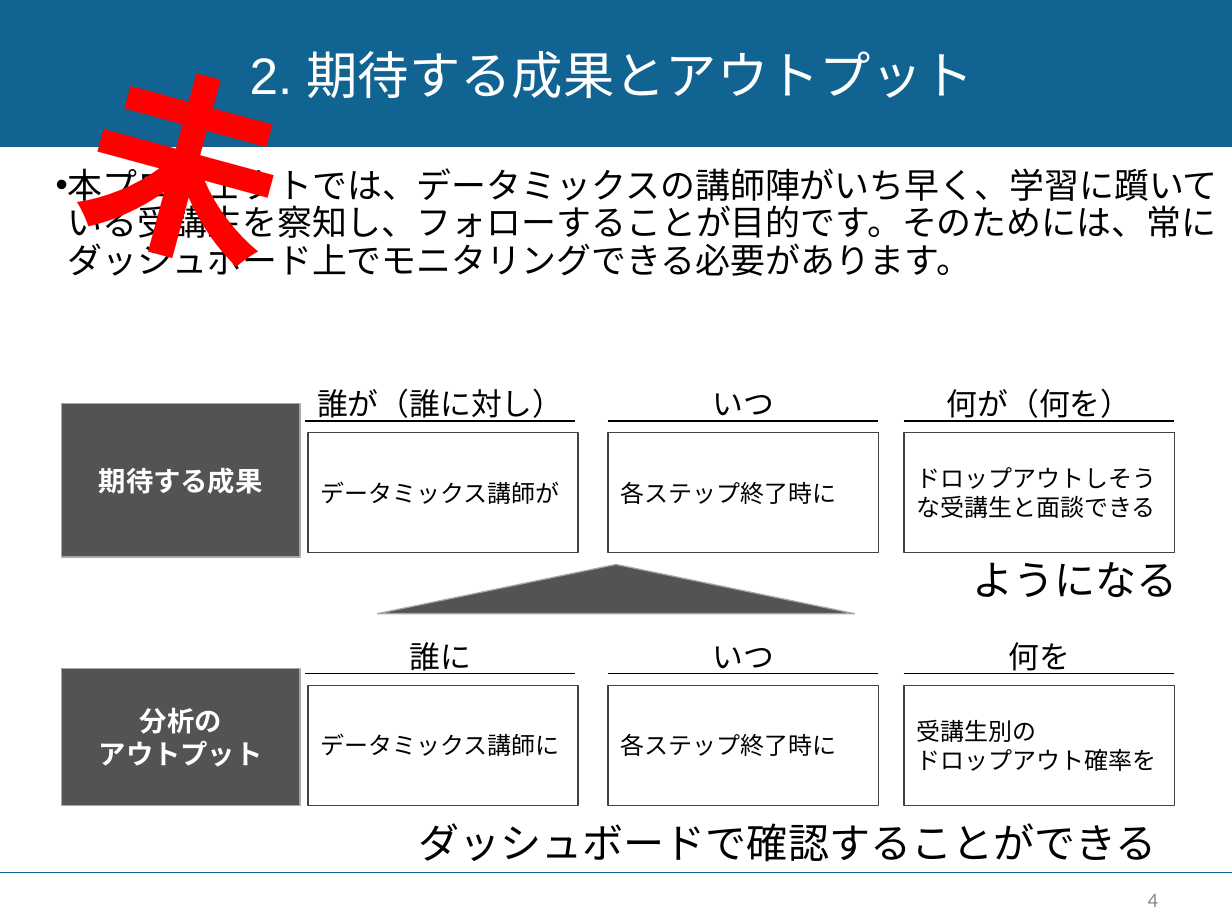
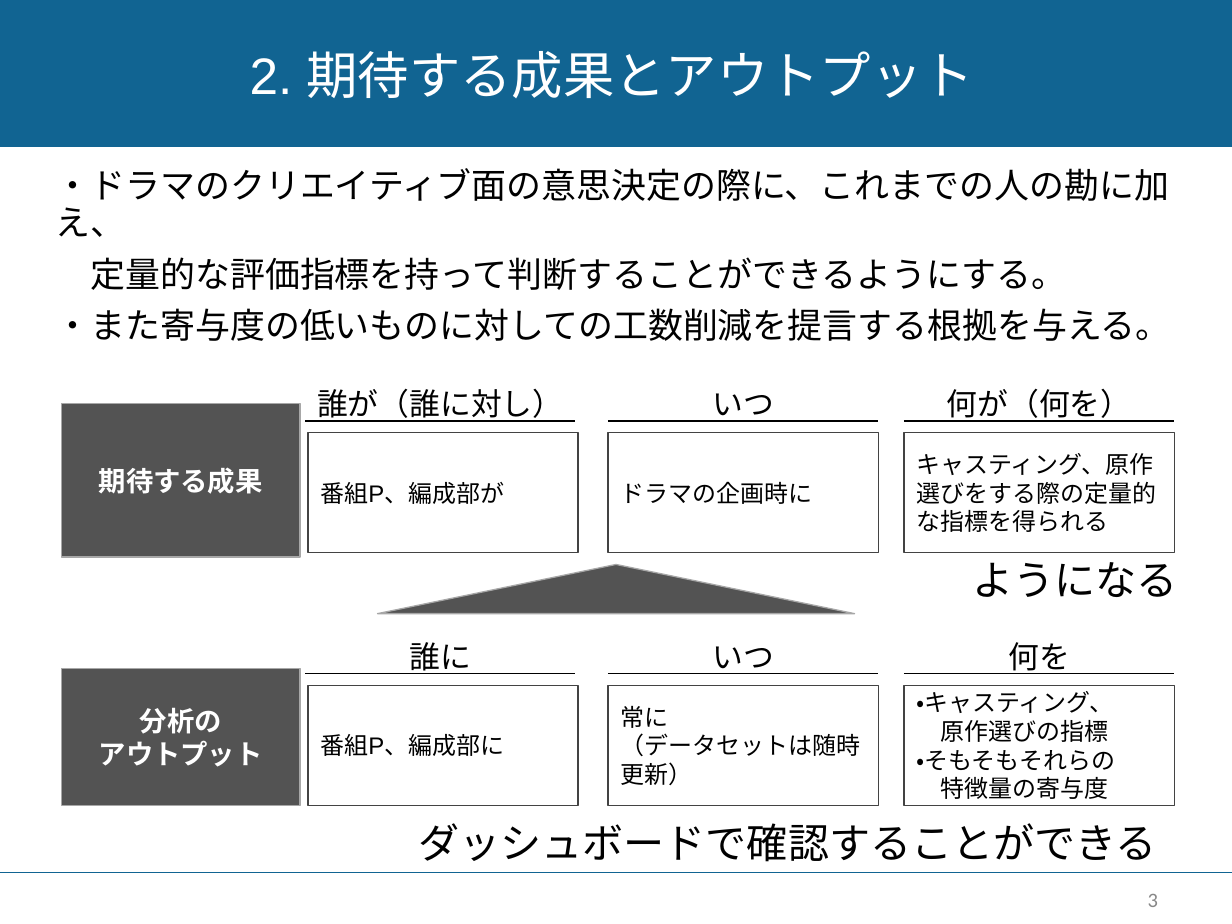
Before and after one commit to c-c-c-c/dm_integration, a slide deck: slide 3 of dm_integration_0110.pptx (slide 4 before the commit). Drawn at 1232x924 pixels with LibreOffice and Linux fonts; fonts in the diff are those of the drawing. Boxes give left, top, right and bottom in pixels: in the first picture for what was removed or moved away, otherwise in the second. Text is boxed around its words. In the diff, an @@ line names an element or a change of style, - is before the commit and + after.

Commit message:
原作追加

```diff
--- a/dm_integration_0110.pptx
+++ b/dm_integration_0110.pptx
@@ text removed at (x1=71, y1=13, x2=261, y2=261) @@
-未
@@ text at (x1=56, y1=168, x2=1171, y2=341): text changed @@
-• 本プロジェクトでは、データミックスの講師陣がいち早く、学習に躓いている受講生を察知し、フォローすることが目的です。そのためには、常にダッシュボード上でモニタリングできる必要があります。
+・ドラマのクリエイティブ面の意思決定の際に、これまでの人の勘に加え、
+定量的な評価指標を持って判断することができるようにする。
+・また寄与度の低いものに対しての工数削減を提言する根拠を与える。
@@ text in rectangle at (x1=916, y1=453, x2=1156, y2=532): text changed @@
-ドロップアウトしそうな受講生と面談できる
+キャスティング、原作選びをする際の定量的な指標を得られる
@@ text in rectangle at (x1=320, y1=482, x2=504, y2=504): text changed @@
-データミックス講師が
+番組P、編成部が
@@ text in rectangle at (x1=620, y1=481, x2=812, y2=504): text changed @@
-各ステップ終了時に
+ドラマの企画時に
@@ text in rectangle at (x1=620, y1=706, x2=860, y2=785): text changed @@
-各ステップ終了時に
+常に
+（データセットは随時更新）
@@ text in rectangle at (x1=916, y1=691, x2=1115, y2=799): text changed @@
-受講生別の
-ドロップアウト確率を
+・キャスティング、
+原作選びの指標
+・そもそもそれらの
+特徴量の寄与度
@@ text in rectangle at (x1=320, y1=734, x2=504, y2=756): text changed @@
-データミックス講師に
+番組P、編成部に
@@ page number at (x1=1148, y1=894, x2=1158, y2=907): text changed @@
-4
+3
```
Also in this commit, not shown: 1 other slide changed, 3 slides removed, 3 other files.
